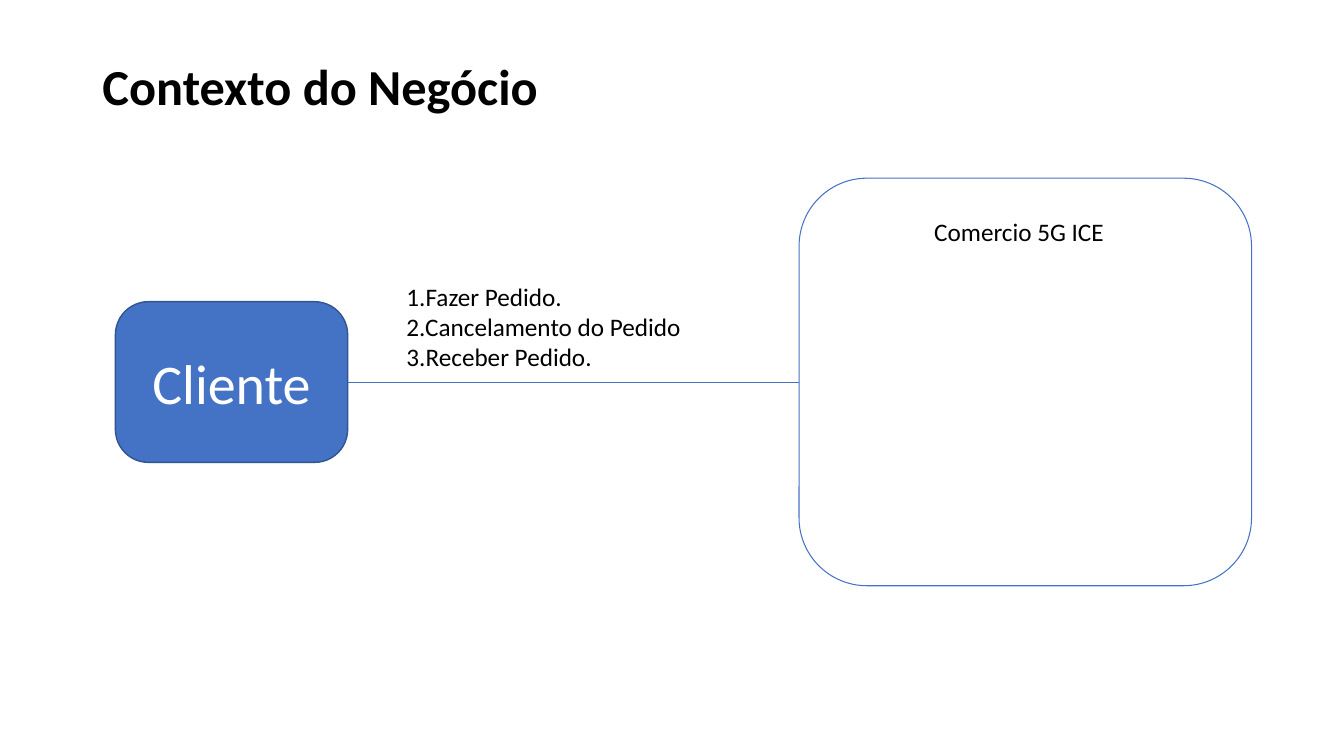
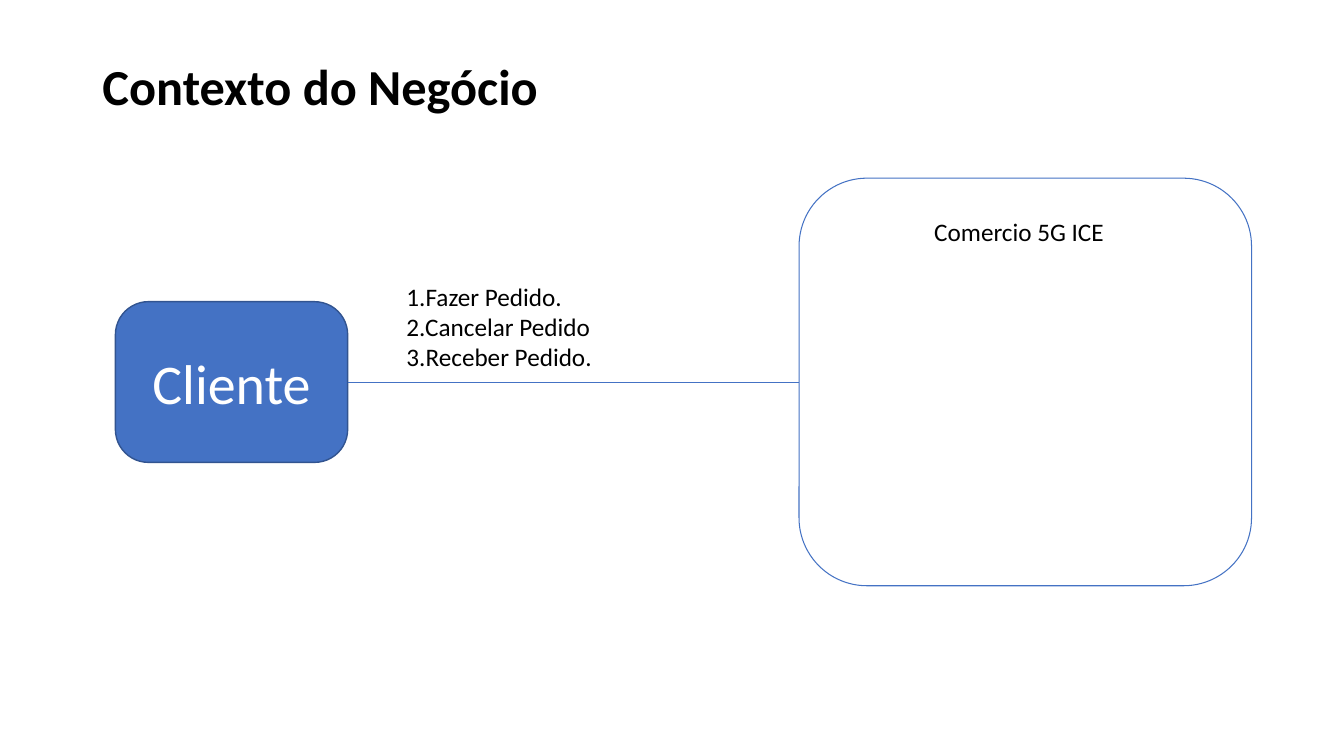
Before and after one commit to Lost-in-Logic/Comercio-5G-ICE, a slide deck: slide 1 of 15. Arquitetura de Negócio para cada Cenário.pptx. Drawn at 1344x756 pixels with LibreOffice and Linux fonts; fonts in the diff are those of the drawing. Boxes give left, top, right and bottom in pixels: in the first picture for what was removed or moved away, otherwise in the second. Text is boxed around its words. In the diff, an @@ line names an element or a change of style, - is before the commit and + after.

```diff
--- a/15. Arquitetura de Negócio para cada Cenário.pptx
+++ b/15. Arquitetura de Negócio para cada Cenário.pptx
@@ text at (x1=406, y1=318, x2=590, y2=336): text changed @@
-2.Cancelamento do Pedido
+2.Cancelar Pedido
```
Also in this commit, not shown: 2 other slides changed, 3 other files.
